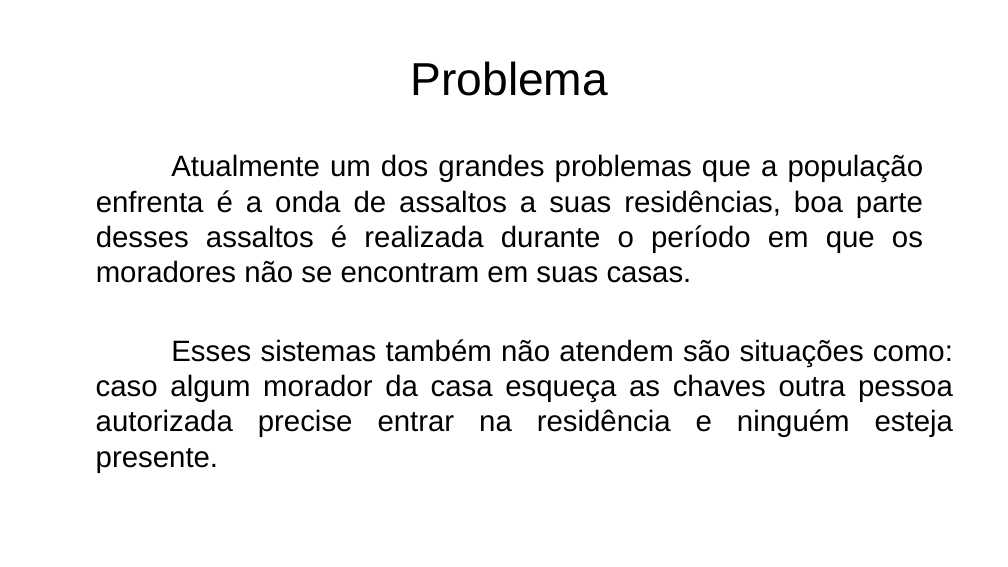
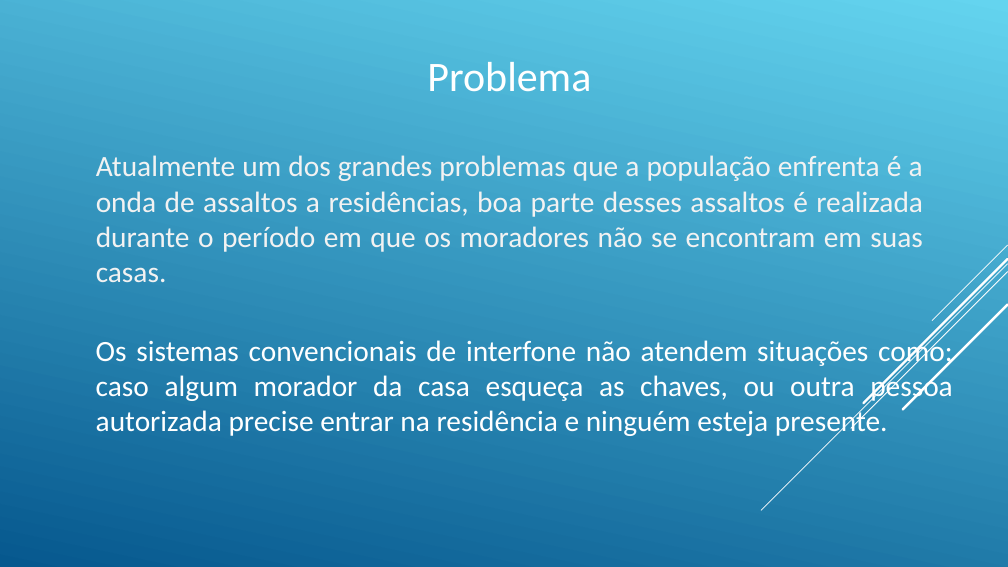
Before and after one commit to rsalcir/tcc-eng-comp, a slide deck: slide 4 of Documentos/TCC 2/Apresentação TCC.ppt (slide 3 before the commit). Drawn at 1008x567 pixels with LibreOffice and Linux fonts; fonts in the diff are those of the drawing. Boxes give left, top, right and bottom in pixels: in the first picture for what was removed or moved away, otherwise in the second. Text is boxed around its words. In the diff, an @@ line names an element or a change of style, - is before the commit and + after.

```diff
--- a/Documentos/TCC 2/Apresentação TCC.ppt
+++ b/Documentos/TCC 2/Apresentação TCC.ppt
@@ background #FFFFFF to gradient #64D4EF to #06588E @@
@@ text "Problema": place and size @@
-text "Problema" at box(411, 61, 609, 96)
+text "Problema" at box(427, 62, 591, 92)
@@ text "Problema" at box(427, 62, 591, 92): size 44 to 40 pt, font Arial to Calibri, text colour #000000 to #FFFFFF @@
@@ text at box(96, 155, 923, 282): text changed; font Arial to Calibri; text colour #000000 to #F2F2F2 @@
-Atualmente um dos grandes problemas que a população enfrenta é a onda de assaltos a suas residências, boa parte desses assaltos é realizada durante o período em que os moradores não se encontram em suas casas.
+Atualmente um dos grandes problemas que a população enfrenta é a onda de assaltos a residências, boa parte desses assaltos é realizada durante o período em que os moradores não se encontram em suas casas.
@@ group added at box(761, 245, 1007, 510): 5 lines @@
@@ text at box(96, 336, 953, 439): text changed; font Arial to Calibri; text colour #000000 to #FFFFFF @@
-Esses sistemas também não atendem são situações como: caso algum morador da casa esqueça as chaves outra pessoa autorizada precise entrar na residência e ninguém esteja presente.
+Os sistemas convencionais de interfone não atendem situações como: caso algum morador da casa esqueça as chaves, ou outra pessoa autorizada precise entrar na residência e ninguém esteja presente.
```
Also in this commit, not shown: 6 other slides changed, 4 slides added, 2 slides removed, 5 other files.
